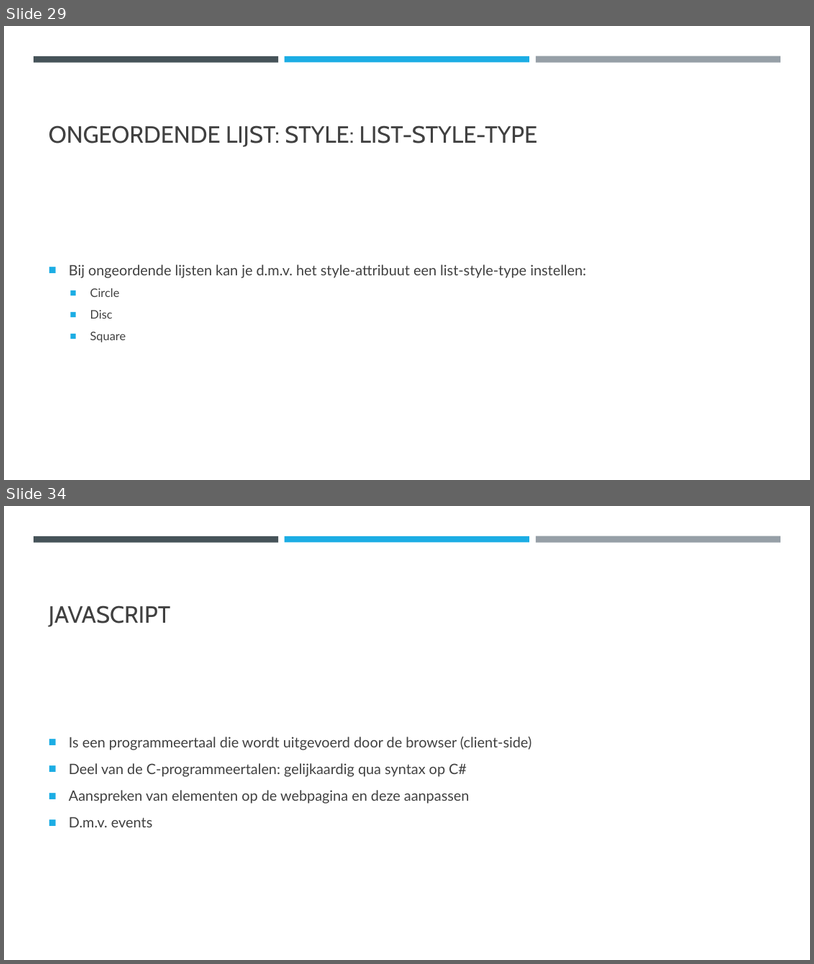
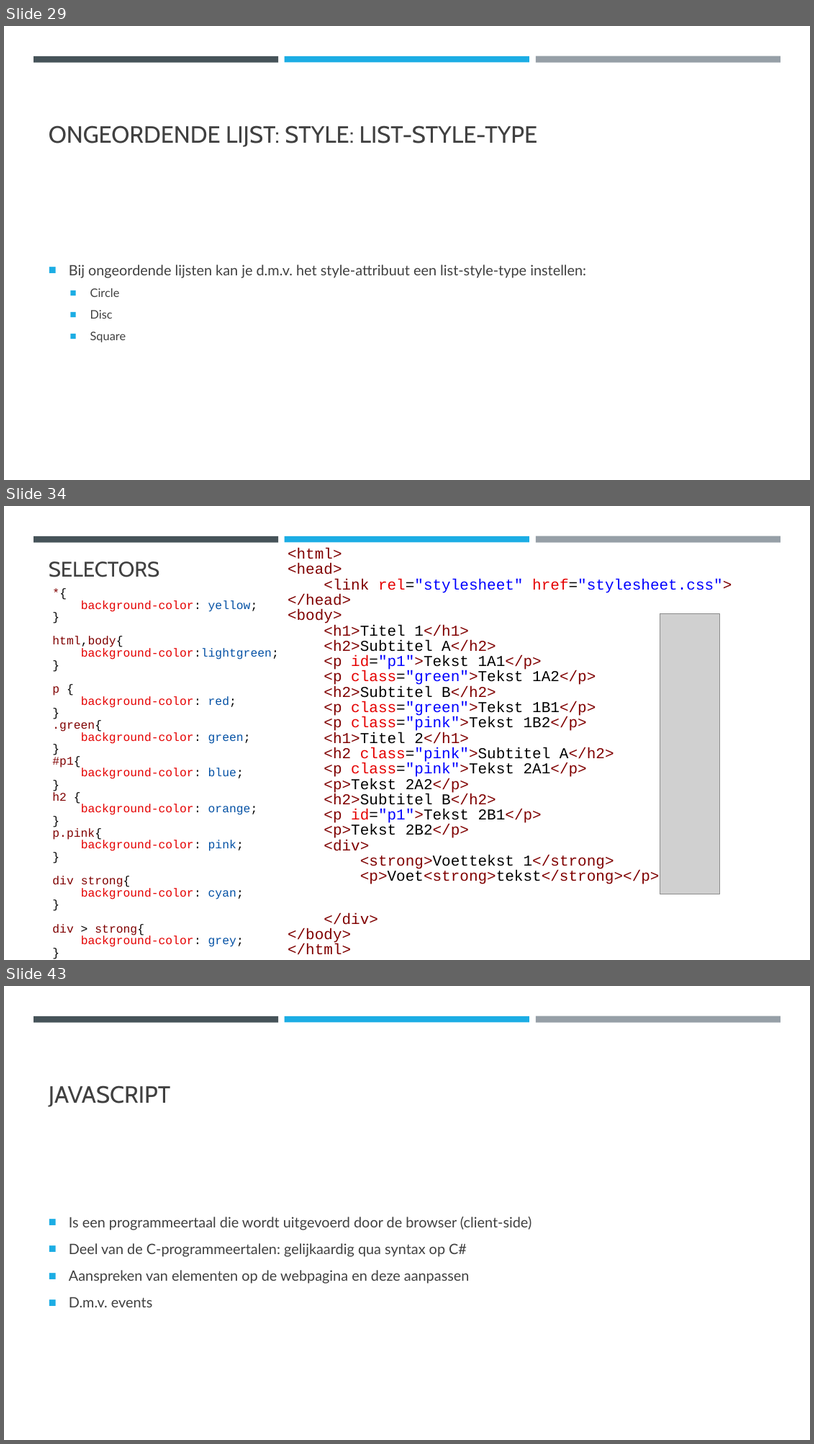
Before and after one commit to DhrLeroy/Webdesign, a slide deck: Webdesign.pptx. Shown one above the other, each under a label of ours: slides 29 and 34 before the commit, slides 29, 34 and 43 after it; the slides between them are not shown. The pictures are 814x964 and 814x1444 pixels, drawn with LibreOffice and Linux fonts; fonts in the diff are those of the drawing; grey boxes stand for pictures. Boxes give left, top, right and bottom in pixels: in the first picture for what was removed or moved away, otherwise in the second. Text is boxed around its words. In the diff, an @@ line names an element or a change of style, - is before the commit and + after.

```diff
--- a/Webdesign.pptx
+++ b/Webdesign.pptx
@@ slide 34 added at box(4, 506, 810, 960), background #FFFFFF; not listed: 3 template elements that a slide beside it also shows @@
@@ text added at box(288, 548, 732, 955), 18 pt, text #800000 @@
+<html>
+<head>
+<link rel="stylesheet" href="stylesheet.css">
+</head>
+<body>
+<h1>Titel 1</h1>
+<h2>Subtitel A</h2>
+<p id="p1">Tekst 1A1</p>
+<p class="green">Tekst 1A2</p>
+<h2>Subtitel B</h2>
+<p class="green">Tekst 1B1</p>
+<p class="pink">Tekst 1B2</p>
+<h1>Titel 2</h1>
+<h2 class="pink">Subtitel A</h2>
+<p class="pink">Tekst 2A1</p>
+<p>Tekst 2A2</p>
+<h2>Subtitel B</h2>
+<p id="p1">Tekst 2B1</p>
+<p>Tekst 2B2</p>
+<div>
+<strong>Voettekst 1</strong>
+<p>Voet<strong>tekst</strong></p>
+</div>
+</body>
+</html>
@@ title added at box(49, 561, 160, 577), 25.2 pt, text #404040 @@
+SELECTORS
@@ text added at box(52, 600, 496, 947), 14 pt, text #E50000 @@
+*{
+background-color: yellow;
+}
+html,body{
+background-color:lightgreen;
+}
+p {
+background-color: red;
+}
+.green{
+background-color: green;
+}
+#p1{
+background-color: blue;
+}
+h2 {
+background-color: orange;
+}
+p.pink{
+background-color: pink;
+}
+div strong{
+background-color: cyan;
+}
+div > strong{
+background-color: grey;
+}
@@ picture added at box(661, 613, 720, 893) @@
@@ what was slide 34 is now slide 43 @@
```
Also in this commit, not shown: 8 slides changed, 10 other slides added, 4 other files.
